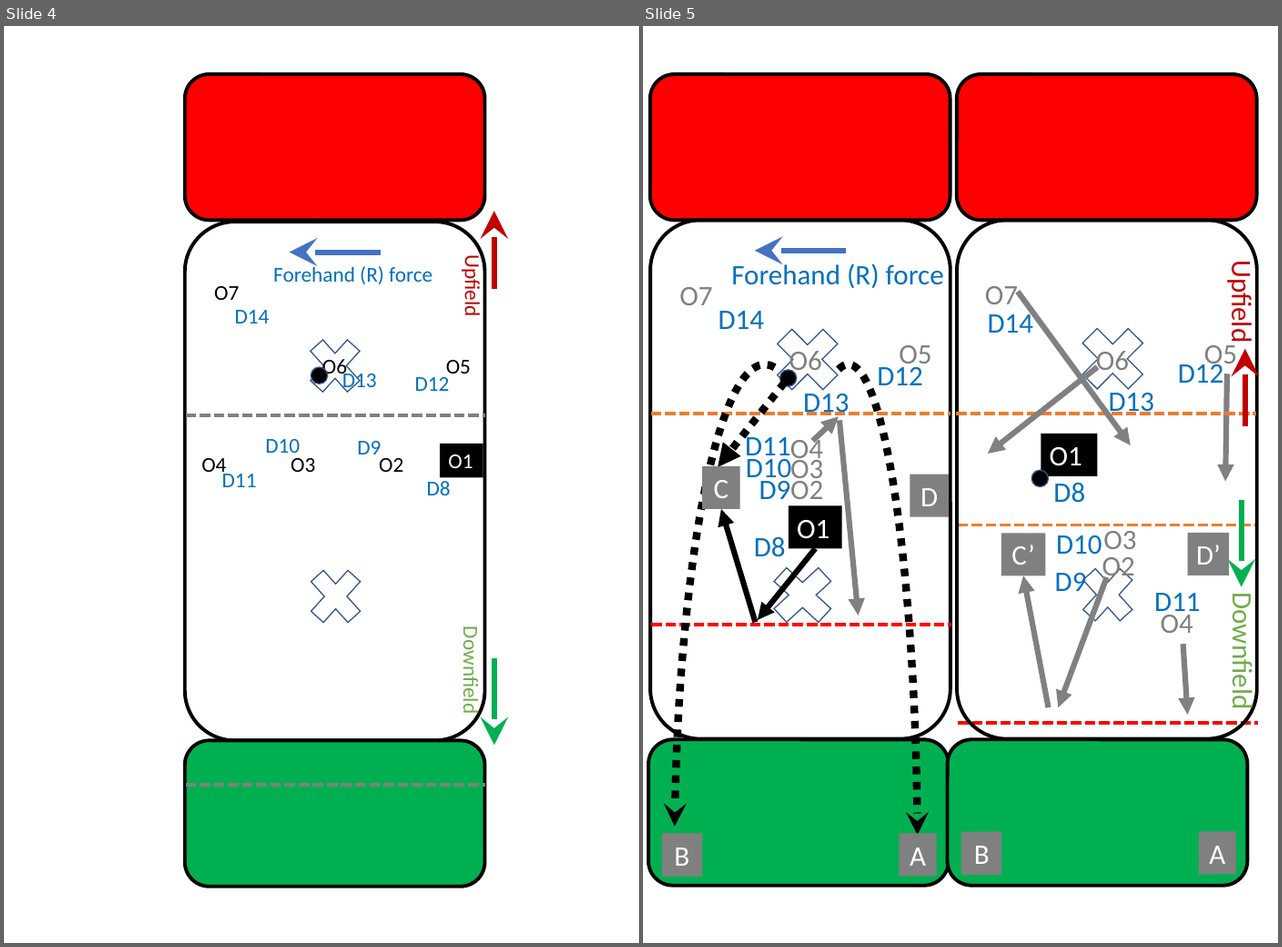
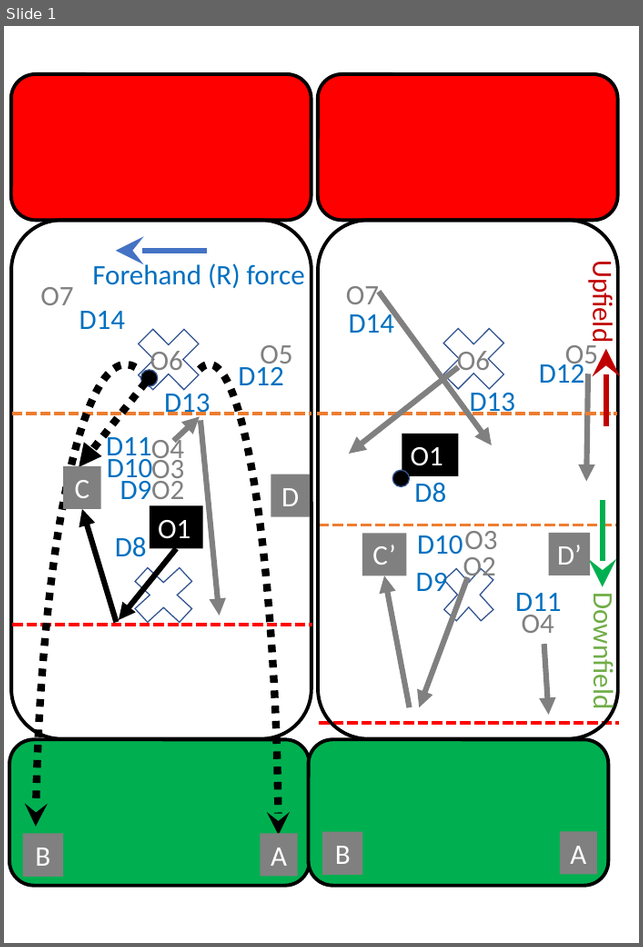
Before and after one commit to James-Reynolds/Ultimate-strategy-and-tactics, a slide deck: graphics/Graphics.pptx. Shown side by side, each under a label of ours: slides 4 and 5 before the commit, slide 1 after it. The pictures are 1282x947 and 643x947 pixels, drawn with LibreOffice and Linux fonts; fonts in the diff are those of the drawing. Boxes give left, top, right and bottom in pixels: in the first picture for what was removed or moved away, otherwise in the second. Text is boxed around its words. In the diff, an @@ line names an element or a change of style, - is before the commit and + after.

```diff
--- a/graphics/Graphics.pptx
+++ b/graphics/Graphics.pptx
@@ slide 4 removed at (4, 26, 639, 943), background #FFFFFF @@
@@ rounded rectangle removed at (185, 74, 485, 220) @@
@@ arrow removed from (494, 289) to (494, 211) @@
@@ rounded rectangle removed at (185, 222, 485, 740) @@
@@ text removed at (273, 264, 433, 284) @@
-Forehand (R) force
@@ arrow removed from (381, 252) to (290, 252) @@
@@ text removed at (460, 260, 485, 314) @@
-Upfield
@@ text removed at (214, 286, 239, 300) @@
-O7
@@ text removed at (235, 310, 270, 324) @@
-D14
@@ cross removed at (300, 326, 371, 405) @@
@@ ellipse removed at (311, 367, 328, 385) @@
@@ text removed at (322, 359, 347, 379) @@
-O6
@@ text removed at (343, 369, 377, 393) @@
-D13
@@ text removed at (415, 377, 450, 391) @@
-D12
@@ text removed at (446, 360, 471, 379) @@
-O5
@@ line removed from (185, 415) to (486, 415) @@
@@ text removed at (201, 458, 226, 477) @@
-O4
@@ text removed at (265, 439, 300, 459) @@
-D10
@@ text removed at (291, 458, 315, 472) @@
-O3
@@ text removed at (357, 441, 381, 455) @@
-D9
@@ text removed at (379, 458, 403, 472) @@
-O2
@@ rectangle removed at (440, 444, 484, 477) @@
-O1
@@ text removed at (222, 469, 257, 487) @@
-D11
@@ text removed at (427, 481, 451, 496) @@
-D8
@@ cross removed at (301, 557, 372, 636) @@
@@ text removed at (458, 635, 484, 712) @@
-Downfield
@@ arrow removed from (494, 658) to (494, 745) @@
@@ rounded rectangle removed at (185, 740, 485, 887) @@
@@ line removed from (185, 785) to (486, 785) @@
@@ what was slide 5 is now slide 1 @@
```
Also in this commit, not shown: 5 slides changed, 3 other slides removed, 7 other files.
